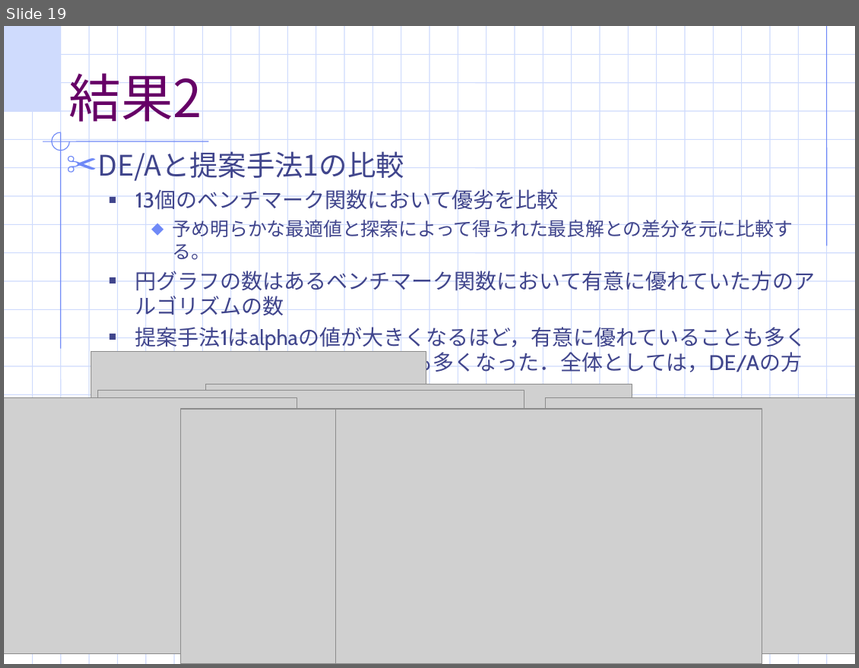
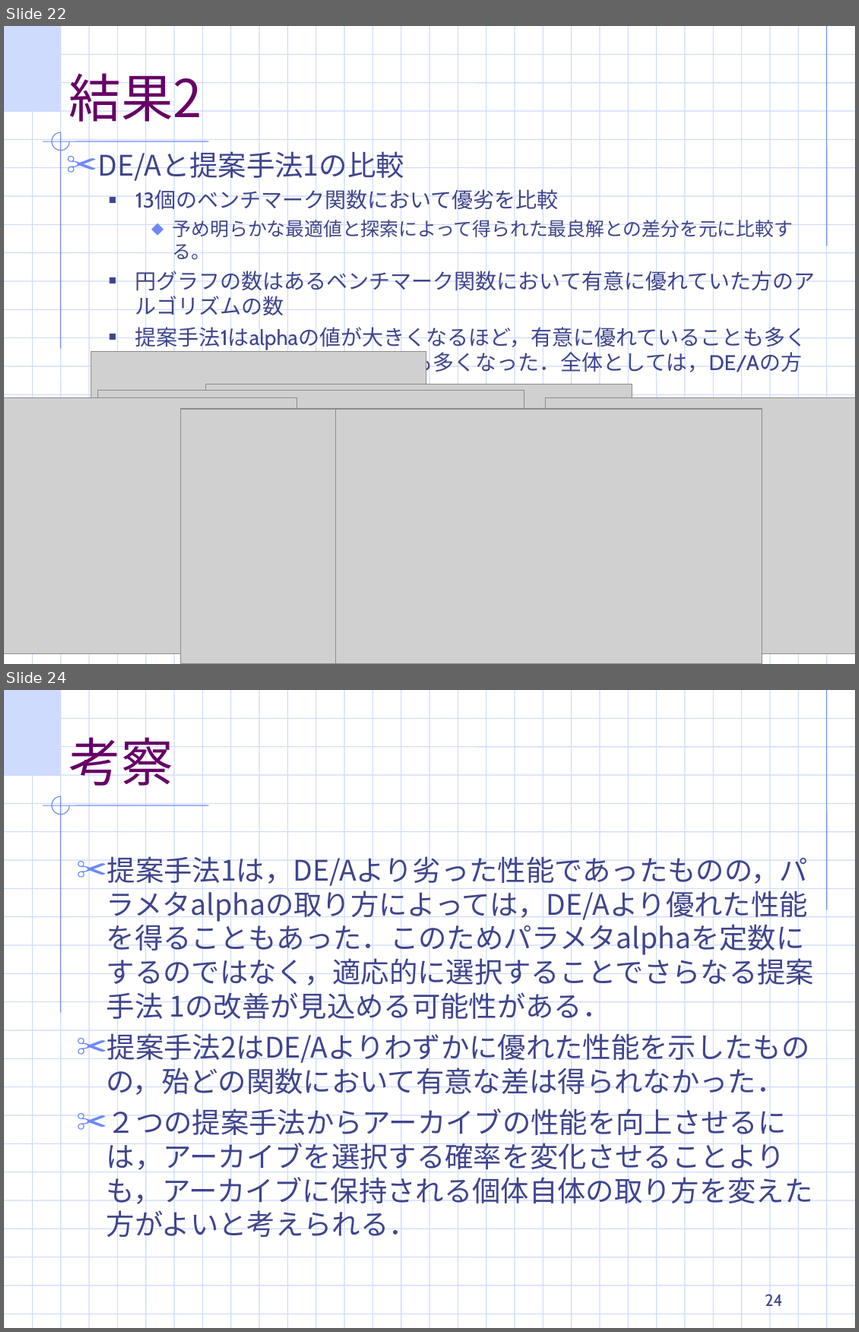
Before and after one commit to TakefumiYamamura/labolatry, a slide deck: 適応DE最終ゼミ発表.ppt. Shown one above the other, each under a label of ours: slide 19 before the commit, slides 22 and 24 after it; the slides between them are not shown. The pictures are 859x668 and 859x1332 pixels, drawn with LibreOffice and Linux fonts; fonts in the diff are those of the drawing; grey boxes stand for pictures; background and template pictures are left out. Boxes give left, top, right and bottom in pixels: in the first picture for what was removed or moved away, otherwise in the second. Text is boxed around its words. In the diff, an @@ line names an element or a change of style, - is before the commit and + after.

```diff
--- a/適応DE最終ゼミ発表.ppt
+++ b/適応DE最終ゼミ発表.ppt
@@ slide 24 added at [4, 690, 855, 1328], background #FFFFFF; not listed: 56 template elements that a slide beside it also shows @@
@@ title added at [69, 728, 173, 794], 44 pt, text #660066 @@
+考察
@@ text added at [107, 852, 814, 1243], 24 pt, text #40458C @@
+✂ 提案手法1は，DE/Aより劣った性能であったものの，パラメタalphaの取り方によっては，DE/Aより優れた性能を得ることもあった．このためパラメタalphaを定数にするのではなく，適応的に選択することでさらなる提案手法 1の改善が見込める可能性がある．
+✂ 提案手法2はDE/Aよりわずかに優れた性能を示したものの，殆どの関数において有意な差は得られなかった．
+✂ ２つの提案手法からアーカイブの性能を向上させるには，アーカイブを選択する確率を変化させることよりも，アーカイブに保持される個体自体の取り方を変えた方がよいと考えられる．
@@ page number added at [765, 1294, 783, 1306], 14 pt, text #40458C @@
+24
@@ what was slide 19 is now slide 22 @@
```
Also in this commit, not shown: 10 slides changed, 3 other slides added.
